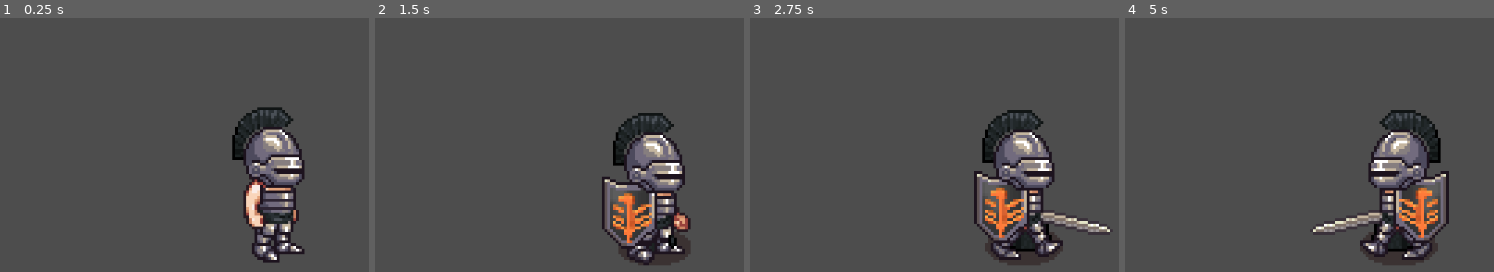
Above: before the commit, frames 1-4 (left to right).
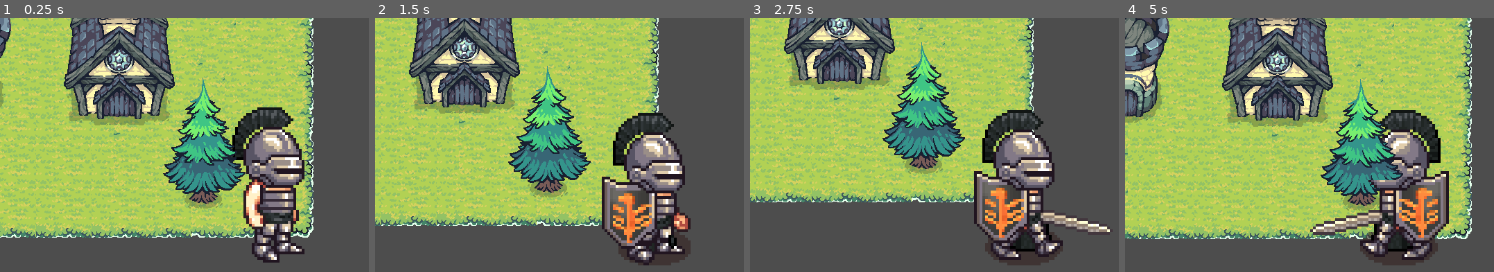
Above: after the commit, the same moments.

Repository: simon3tortora-ui/gioco-spade-godot
Game: Godot game, scene res://main/main.tscn
Same seed, same stepped clock (60 frames per second), same inputs: the game is played once before the commit and once after it. Before the commit the project starts from res://node_2d.tscn.
Inputs:
- Up to frame 1 (0.25 s): no input
- Up to frame 2 (1.5 s): hold D (move_right) 0.53-1.28 s; tap Space (attack) at 0.6, 1.35 s; hold S (move_down) from 1.28 s (still down)
- Up to frame 3 (2.75 s): release S (move_down) at 2.03 s; hold D (move_right) from 2.03 s (still down); tap Space (attack) at 2.1 s
- Up to frame 4 (5 s): release D (move_right) at 2.78 s; hold W (move_up) 2.78-3.53 s; tap Space (attack) at 2.85, 3.6, 4.35 s; hold A (move_left) from 3.53 s (still down)

The runs differ from the first frame. In frame 1, 63% of the frame differs, in the area x 0-86%, y 0-96%; in frame 2, 55%; in frame 3, 50%; in frame 4, 69%, in the area x 0-95%, y 0-93%.

Commit message:
Fix: scena principale impostata su main/main.tscn
project.godot puntava a node_2d.tscn (solo il player).
Corretto in main/main.tscn che include mappa, alberi,
edifici, nemico e YSort.

https://claude.ai/code/session_01GqteNNoCts3GJtPHCwK2FX

Diff:
--- a/game/project.godot
+++ b/game/project.godot
@@ -11,7 +11,7 @@
 [application]
 
 config/name="game spade"
-run/main_scene="res://node_2d.tscn"
+run/main_scene="res://main/main.tscn"
 config/features=PackedStringArray("4.2", "Mobile")
 config/icon="res://icon.svg"
 
